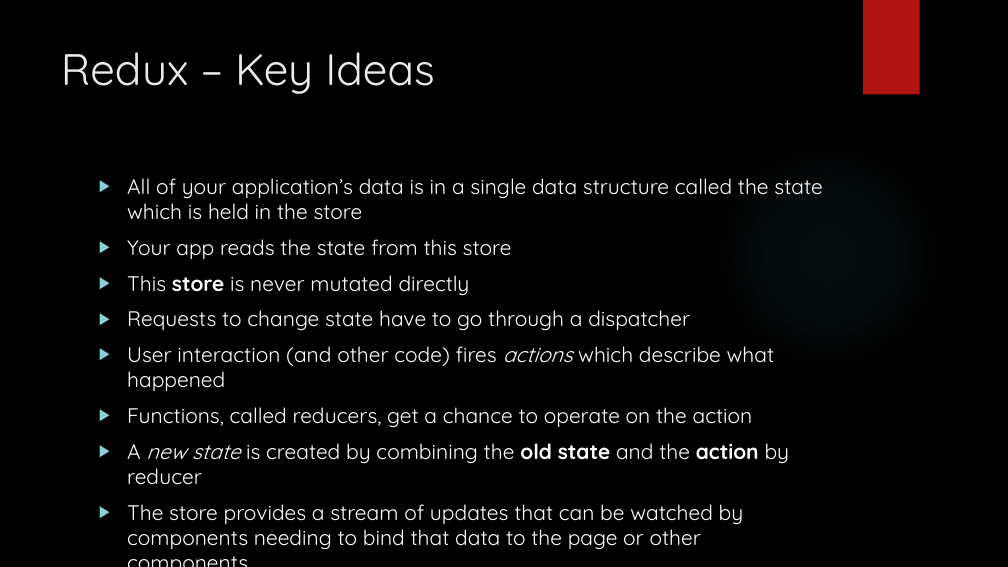
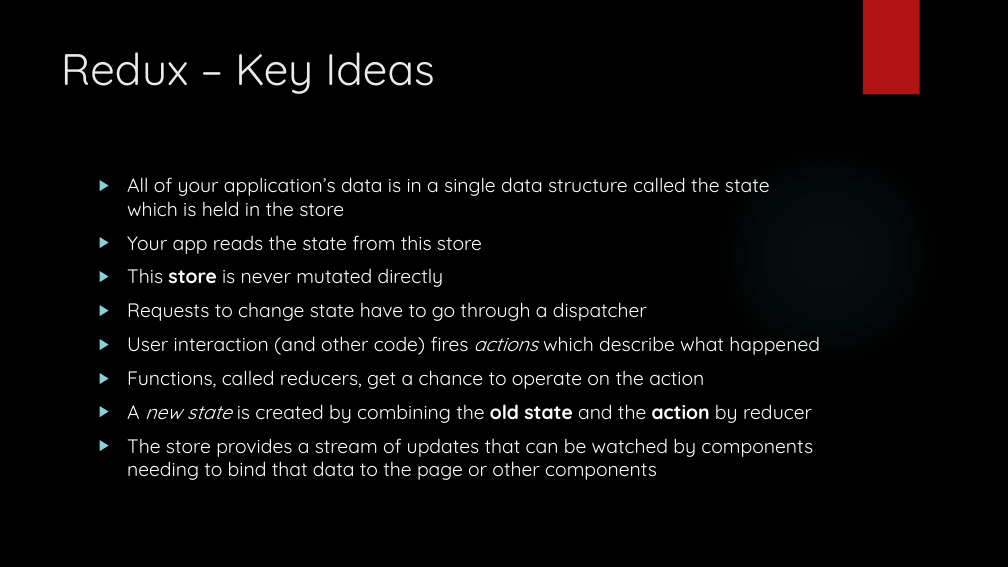
Before and after one commit to hipervee/learnRx, a slide deck: slide 11 of slidesAndImages/Introduction.pptx. Drawn at 1008x567 pixels with LibreOffice and Linux fonts; fonts in the diff are those of the drawing; background and template pictures are left out. Boxes give left, top, right and bottom in pixels: in the first picture for what was removed or moved away, otherwise in the second. Text is boxed around its words. In the diff, an @@ line names an element or a change of style, - is before the commit and + after.

```diff
--- a/slidesAndImages/Introduction.pptx
+++ b/slidesAndImages/Introduction.pptx
@@ text "All of your application’s data ..." at <box>127,177,820,480</box>: size 20 to 18.5 pt @@
```
Also in this commit, not shown: 2 other slides changed, 2 slides added.
